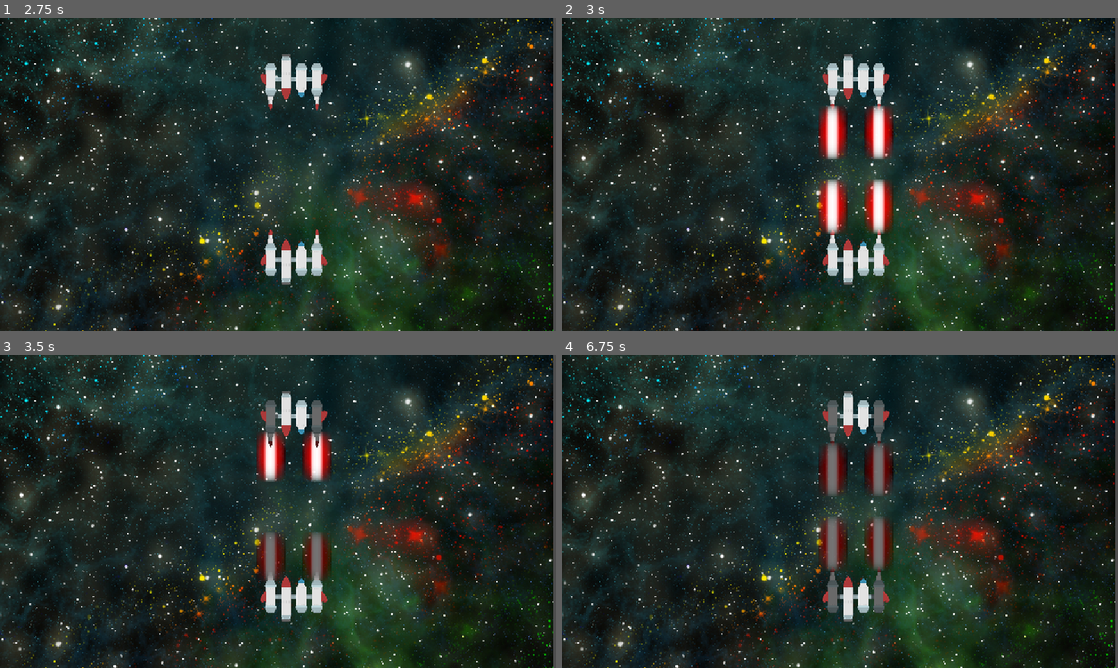
Above: before the commit, frames 1-4 (two rows, left to right).
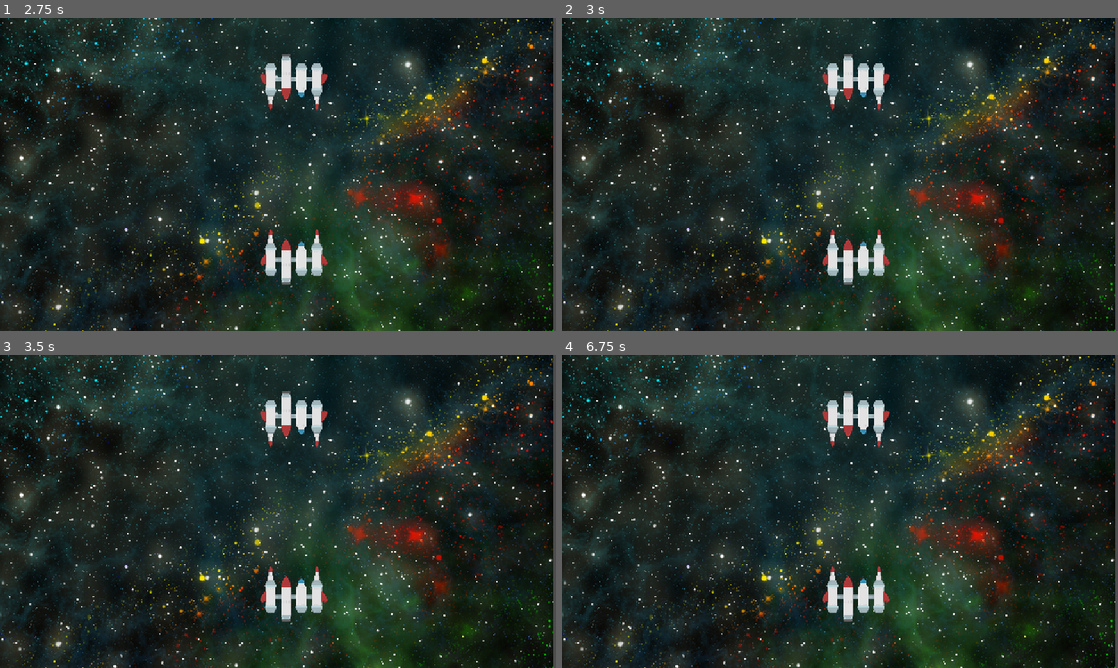
Above: after the commit, the same moments.

Repository: paralinguist/2025-space-pvp
Game: Godot game, scene res://Scenes/test_scene.tscn
The game is run twice, just before and just after one commit, with the same random seed, the same clock (stepped at 60 frames per second) and the same inputs. The project has no main scene, so this scene is started directly.
Inputs:
- Up to frame 1 (2.75 s): tap Enter at 0.5, 2 s; hold Right (ui_right) 0.53-1.28 s; tap Space at 1.25 s; hold Left (ui_left) 1.28-2.03 s; hold Right (ui_right) from 2.03 s (still down)
- Up to frame 2 (3 s): tap Space at 2.75 s; release Right (ui_right) at 2.78 s; hold Up (ui_up) from 2.78 s (still down)
- Up to frame 3 (3.5 s): keep holding Up (ui_up)
- Up to frame 4 (6.75 s): release Up (ui_up) at 3.53 s; hold Left (ui_left) 3.53-5.78 s; tap Enter at 4.25 s; tap Space at 5 s; hold Right (ui_right) 5.78-6.53 s; hold Up (ui_up) from 6.53 s (still down)

Frame 1 is identical in both runs. In frame 2, 3.2% of the frame differs, in the area x 46-60%, y 28-69%; in frame 3, 3.1%; in frame 4, 3.6%, in the area x 46-60%, y 14-83%.

Commit message:
good code

Diff:
--- a/2025spacegame/Scenes/Modules/laser.tscn
+++ b/2025spacegame/Scenes/Modules/laser.tscn
@@ -104,4 +104,8 @@
 collide_with_areas = true
 collide_with_bodies = false
 
+[node name="Cooldown" type="Timer" parent="."]
+wait_time = 3.0
+one_shot = true
+
 [connection signal="timeout" from="LaserTimer" to="." method="_on_laser_timer_timeout"]
--- a/2025spacegame/Scripts/laser.gd
+++ b/2025spacegame/Scripts/laser.gd
@@ -1,16 +1,9 @@
-extends ShipModule
+class_name Laser extends ShipModule
 
 var laserspeed := 600
 var shot_from := Vector2.ZERO
 func _ready() -> void:
 	$LaserTimer.wait_time *= 600/laserspeed
-
-func _process(delta: float) -> void:
-	super(delta)
-	if Input.is_action_just_pressed("ui_up"):
-		$LaserParticles.emitting = true
-		$LaserTimer.start()
-		shot_from = $LaserParticles.global_position
 
 
 func _on_laser_timer_timeout() -> void:
@@ -19,3 +12,10 @@
 	if $LaserRayCast.is_colliding():
 		if $LaserRayCast.get_collider() is ShipModule:
 			$LaserRayCast.get_collider().get_hit()
+
+func shoot_laser():
+	if $Cooldown.is_stopped():
+		$LaserParticles.emitting = true
+		$LaserTimer.start()
+		$Cooldown.is_stopped()
+		shot_from = $LaserParticles.global_position
--- a/2025spacegame/Scripts/ship.gd
+++ b/2025spacegame/Scripts/ship.gd
@@ -3,7 +3,6 @@
 const GRID_DISTANCE = 32
 var left_size := 113*0.615
 var right_size := 113*0.615
-
 
 # Called when the node enters the scene tree for the first time.
 func _ready() -> void:
@@ -19,6 +18,17 @@
 
 #dir should be -1 for left and 1 for right
 func move(dir:int):
-	position.x += dir*GRID_DISTANCE
-	if position.x < left_size or position.x > 1152-right_size:
-		position.x -= dir*GRID_DISTANCE
+	if not $Engine.deactivated:
+		position.x += dir*GRID_DISTANCE
+		if position.x < left_size or position.x > 1152-right_size:
+			position.x -= dir*GRID_DISTANCE
+
+func shoot(idx:int):
+	var laser_count := 0
+	for c in get_children():
+		if c is Laser:
+			if idx == laser_count:
+				if not c.deactivated:
+					c.shoot_laser()
+				break
+		laser_count += 1
